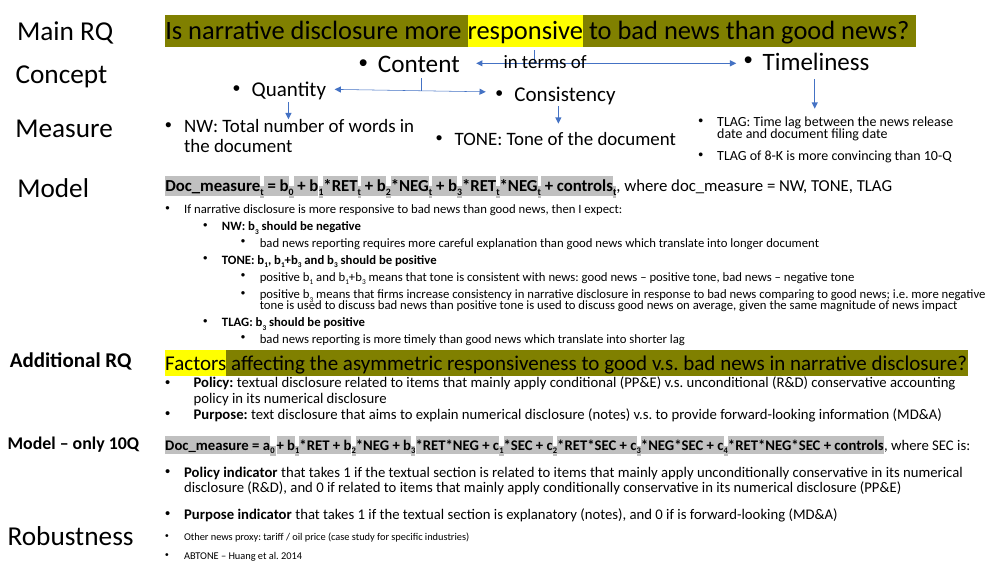
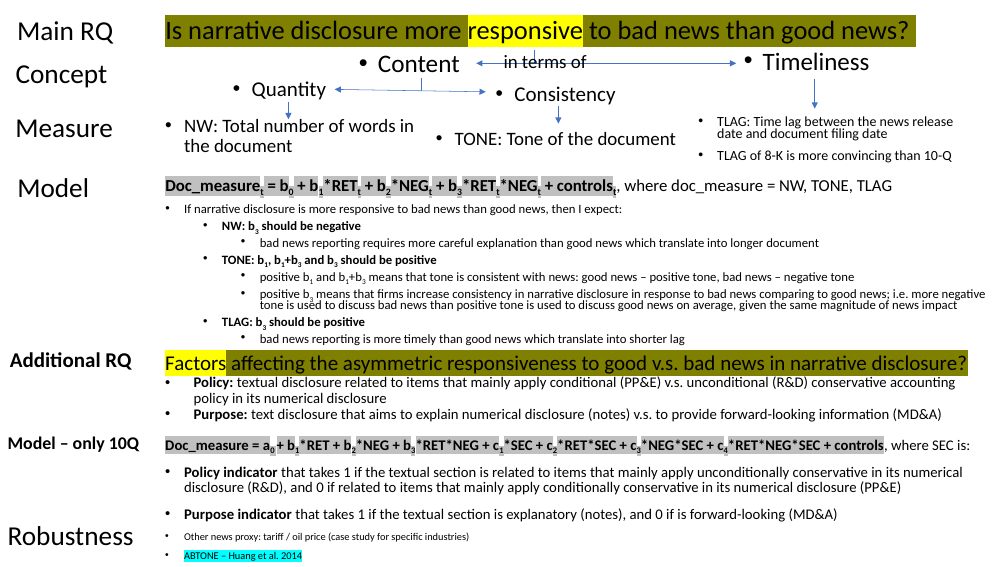
Before and after one commit to fengzhi22/narrative_conservatism, a slide deck: slide 1 of output/Figures.pptx. Drawn at 1008x567 pixels with LibreOffice and Linux fonts; fonts in the diff are those of the drawing. Boxes give left, top, right and bottom in pixels: in the first picture for what was removed or moved away, otherwise in the second. Text is boxed around its words. In the diff, an @@ line names an element or a change of style, - is before the commit and + after.

```diff
--- a/output/Figures.pptx
+++ b/output/Figures.pptx
@@ text at [184, 552, 302, 563]: highlight none to #00FFFF in "ABTONE – Huang et al. 2014" @@
```
Also in this commit, not shown: 3 other slides changed, 35 other files.
